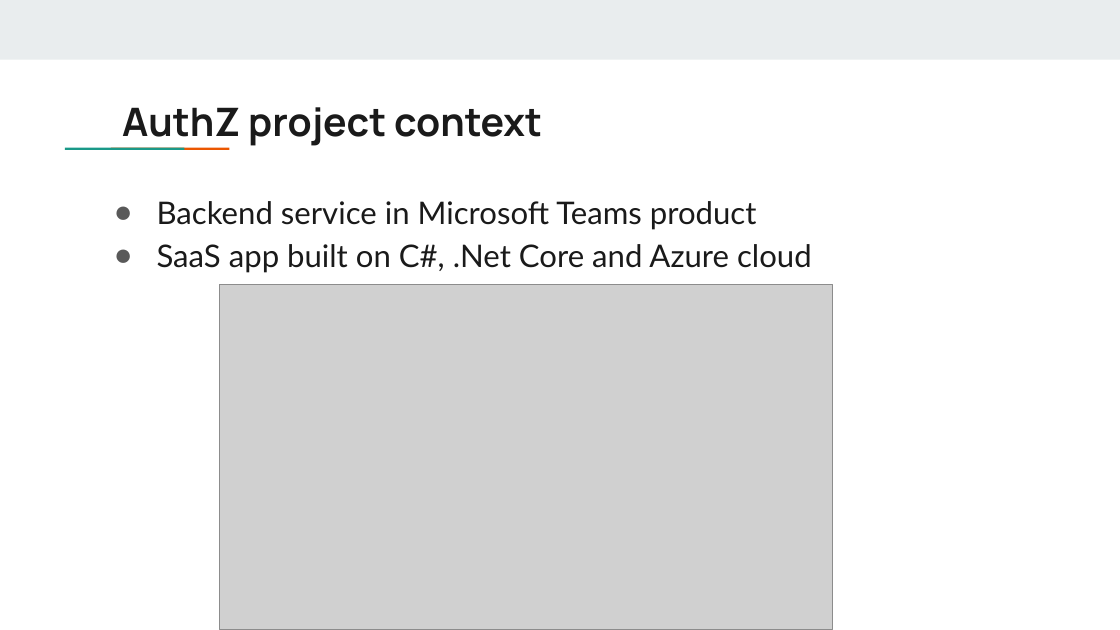
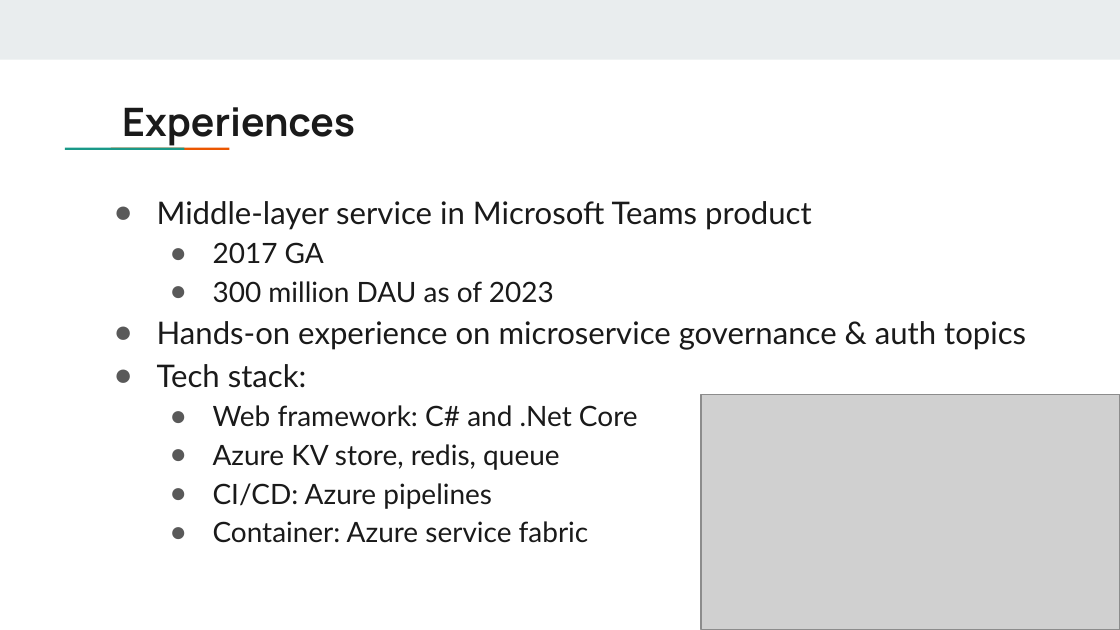
Before and after one commit to DreamOfTheRedChamber/my-resume, a slide deck: slide 3 of ExperiencesTalks/AuthzServiceMigration.pptx. Drawn at 1120x630 pixels with LibreOffice and Linux fonts; fonts in the diff are those of the drawing; grey boxes stand for pictures. Boxes give left, top, right and bottom in pixels: in the first picture for what was removed or moved away, otherwise in the second. Text is boxed around its words. In the diff, an @@ line names an element or a change of style, - is before the commit and + after.

```diff
--- a/ExperiencesTalks/AuthzServiceMigration.pptx
+++ b/ExperiencesTalks/AuthzServiceMigration.pptx
@@ title at <box>122,107,355,148</box>: text changed @@
-AuthZ project context
+Experiences
@@ text at <box>157,201,1026,543</box>: text changed; size 20 to 18 pt @@
-● Backend service in Microsoft Teams product
-● SaaS app built on C#, .Net Core and Azure cloud
+● Middle-layer service in Microsoft Teams product
+  ● 2017 GA
+  ● 300 million DAU as of 2023
+● Hands-on experience on microservice governance & auth topics
+● Tech stack:
+  ● Web framework: C# and .Net Core
+  ● Azure KV store, redis, queue
+  ● CI/CD: Azure pipelines
+  ● Container: Azure service fabric
@@ picture: place and size @@
-picture at <box>220,284,833,629</box>
+picture at <box>701,394,1120,629</box>
```
Also in this commit, not shown: 7 other slides changed, 9 slides added, 3 slides removed.
